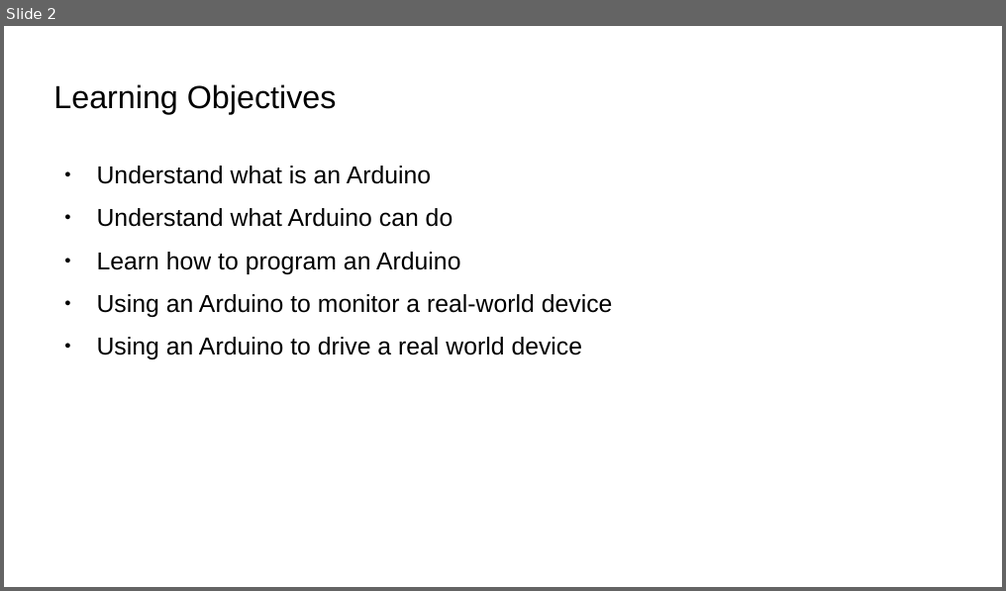
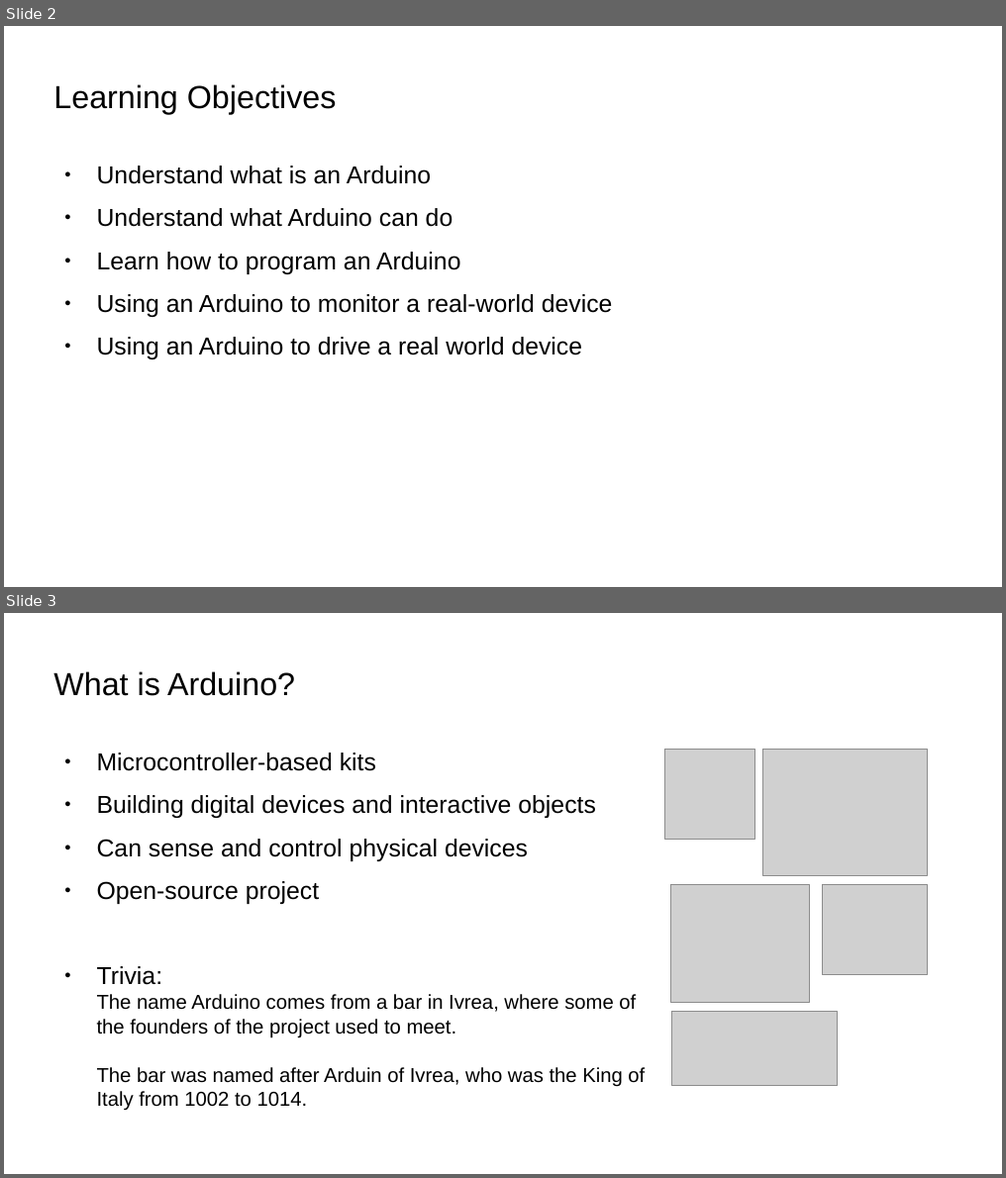
Before and after one commit to bradakelly/GettingStartedWithArduino, a slide deck: CourseSlideshow.odp. Shown one above the other, each under a label of ours: slide 2 before the commit, slides 2 and 3 after it. The pictures are 1006x591 and 1006x1178 pixels, drawn with LibreOffice and Linux fonts; fonts in the diff are those of the drawing; grey boxes stand for pictures; background and template pictures are left out. Boxes give left, top, right and bottom in pixels: in the first picture for what was removed or moved away, otherwise in the second. Text is boxed around its words. In the diff, an @@ line names an element or a change of style, - is before the commit and + after.

Commit message:
Added Arduino images

```diff
--- a/CourseSlideshow.odp
+++ b/CourseSlideshow.odp
@@ slide 3 added at [4, 613, 1002, 1174], background picture (left out) @@
@@ title added at [54, 671, 295, 696], 25.4 pt, text #000000 @@
+What is Arduino?
@@ text added at [97, 753, 645, 1087], 16 pt, text #000000 @@
+● Microcontroller-based kits
+● Building digital devices and interactive objects
+● Can sense and control physical devices
+● Open-source project
+● Trivia:
+  The name Arduino comes from a bar in Ivrea, where some of the founders of the project used to meet.
+  The bar was named after Arduin of Ivrea, who was the King of Italy from 1002 to 1014.
@@ picture added at [665, 749, 755, 840] @@
@@ picture added at [763, 749, 928, 875] @@
@@ picture added at [670, 884, 810, 1002] @@
@@ picture added at [823, 884, 928, 975] @@
@@ picture added at [672, 1011, 838, 1086] @@
```
Also in this commit, not shown: 1 other slide added.
